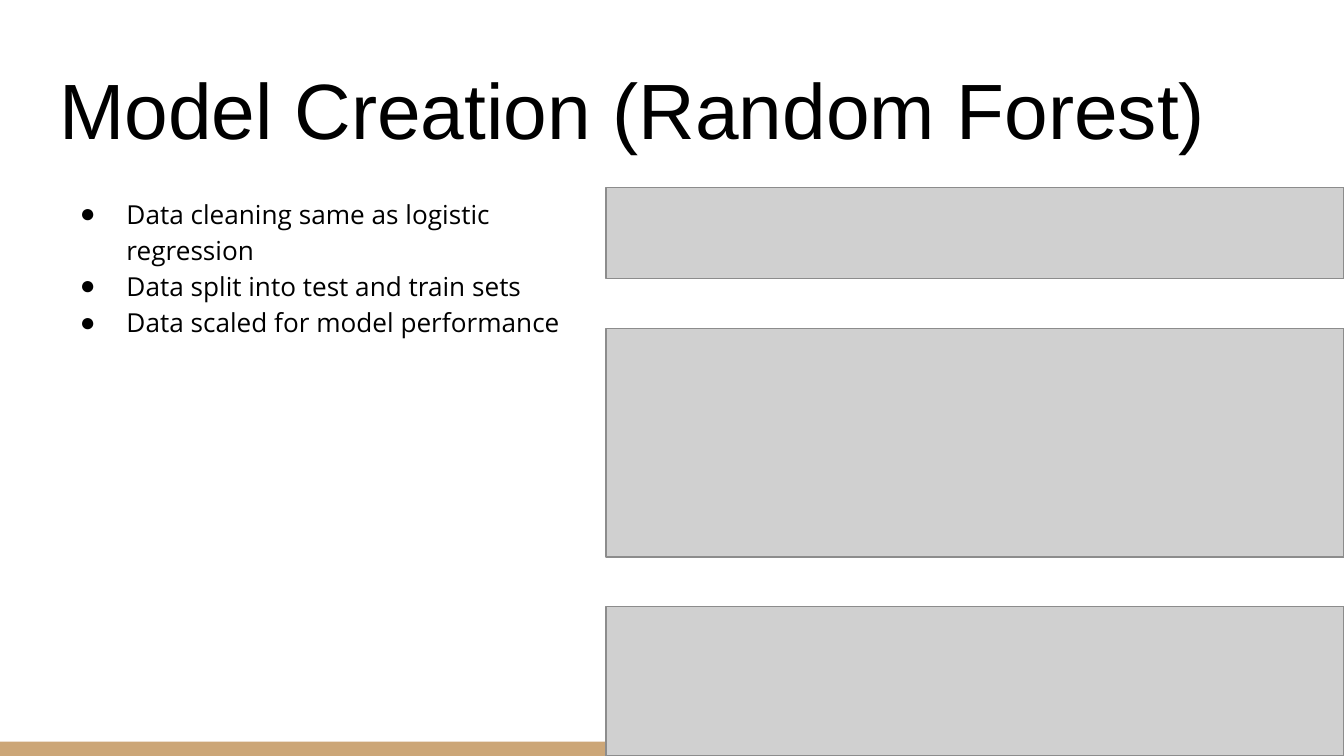
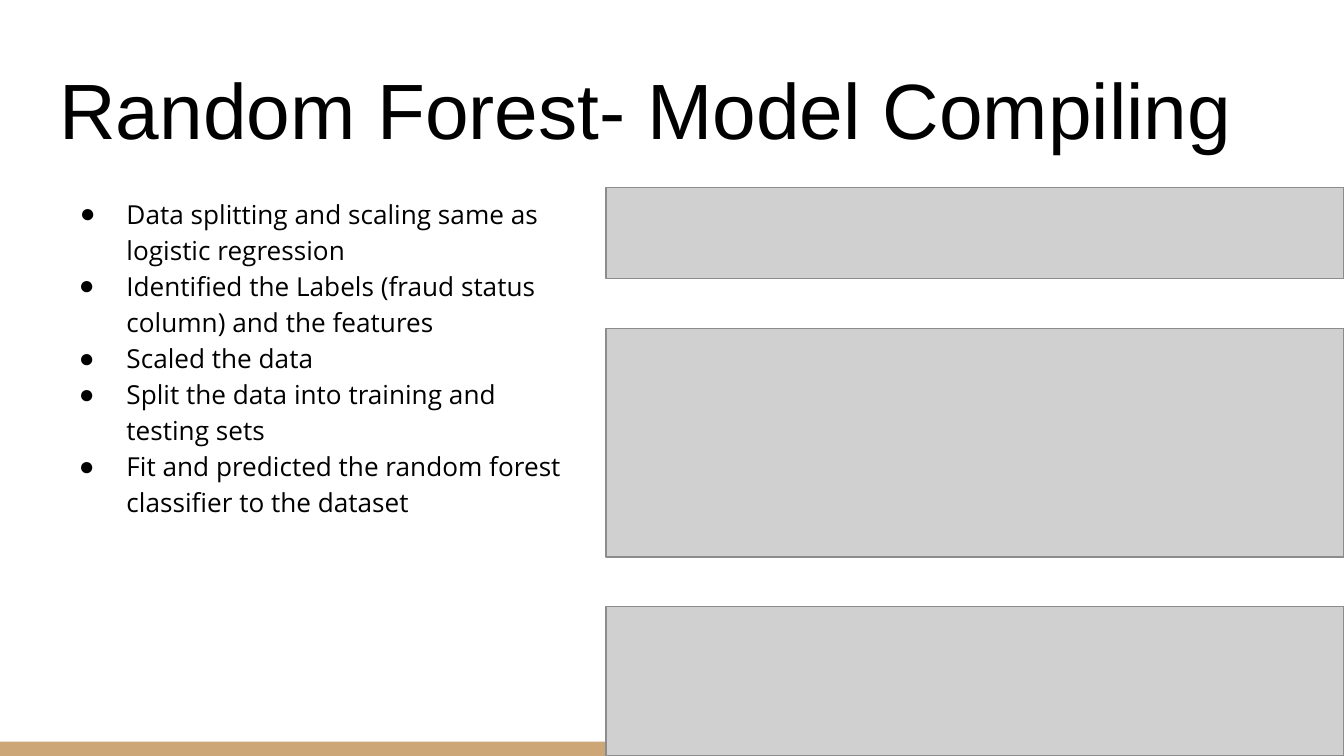
Before and after one commit to nicholaishaw/fraud-detection-project, a slide deck: slide 18 of powerpoint-presentation/Fraud Detection Project.pptx (slide 15 before the commit). Drawn at 1344x756 pixels with LibreOffice and Linux fonts; fonts in the diff are those of the drawing; grey boxes stand for pictures. Boxes give left, top, right and bottom in pixels: in the first picture for what was removed or moved away, otherwise in the second. Text is boxed around its words. In the diff, an @@ line names an element or a change of style, - is before the commit and + after.

```diff
--- a/powerpoint-presentation/Fraud Detection Project.pptx
+++ b/powerpoint-presentation/Fraud Detection Project.pptx
@@ title at <box>59,82,1231,155</box>: text changed @@
-Model Creation (Random Forest)
+Random Forest- Model Compiling
@@ text at <box>126,204,560,513</box>: text changed @@
-● Data cleaning same as logistic
-  regression
-● Data split into test and train sets
-● Data scaled for model performance
+● Data splitting and scaling same as
+  logistic regression
+● Identified the Labels (fraud status
+  column) and the features
+● Scaled the data
+● Split the data into training and
+  testing sets
+● Fit and predicted the random forest
+  classifier to the dataset
```
Also in this commit, not shown: 7 other slides changed, 4 slides added, 1 slide removed.
